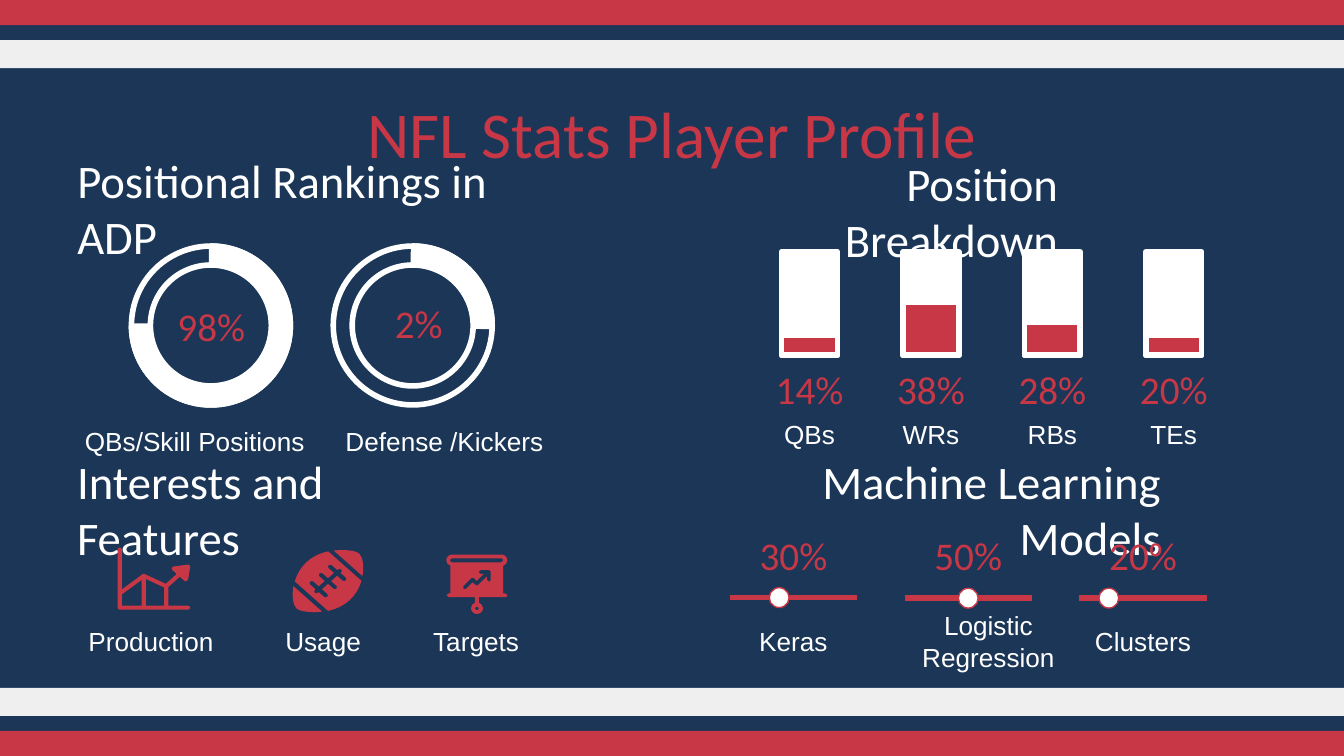
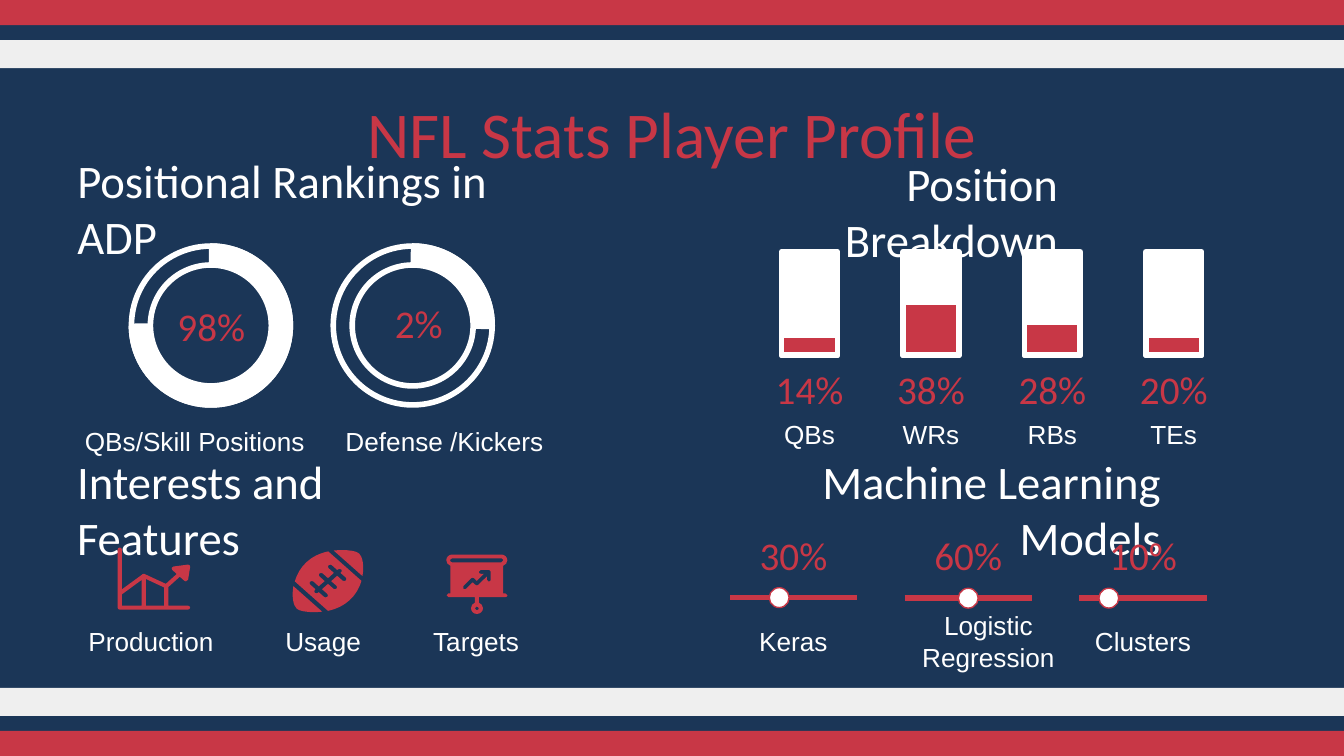
Before and after one commit to JessePRN/FantasyFootballAIAssist, a slide deck: slide 5 of Ronnie/FantasyAnalyticsPredict.pptx. Drawn at 1344x756 pixels with LibreOffice and Linux fonts; fonts in the diff are those of the drawing. Boxes give left, top, right and bottom in pixels: in the first picture for what was removed or moved away, otherwise in the second. Text is boxed around its words. In the diff, an @@ line names an element or a change of style, - is before the commit and + after.

```diff
--- a/Ronnie/FantasyAnalyticsPredict.pptx
+++ b/Ronnie/FantasyAnalyticsPredict.pptx
@@ subtitle at <box>1109,537,1177,571</box>: text changed @@
-20%
+10%
@@ subtitle at <box>934,543,1002,571</box>: text changed @@
-50%
+60%
```
Also in this commit, not shown: 5 other slides changed.
